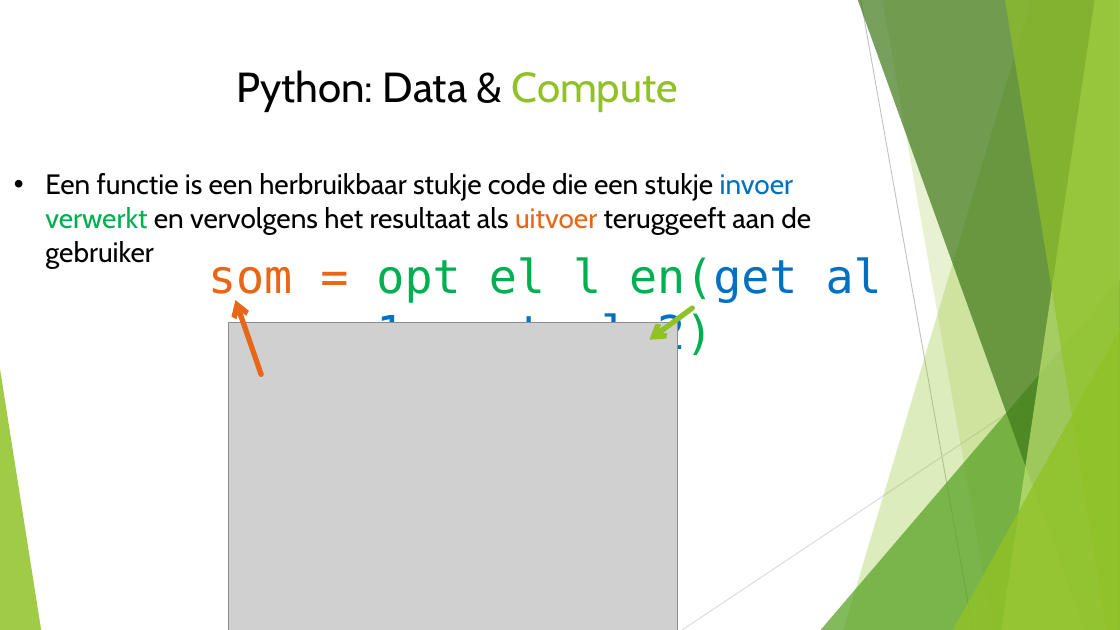
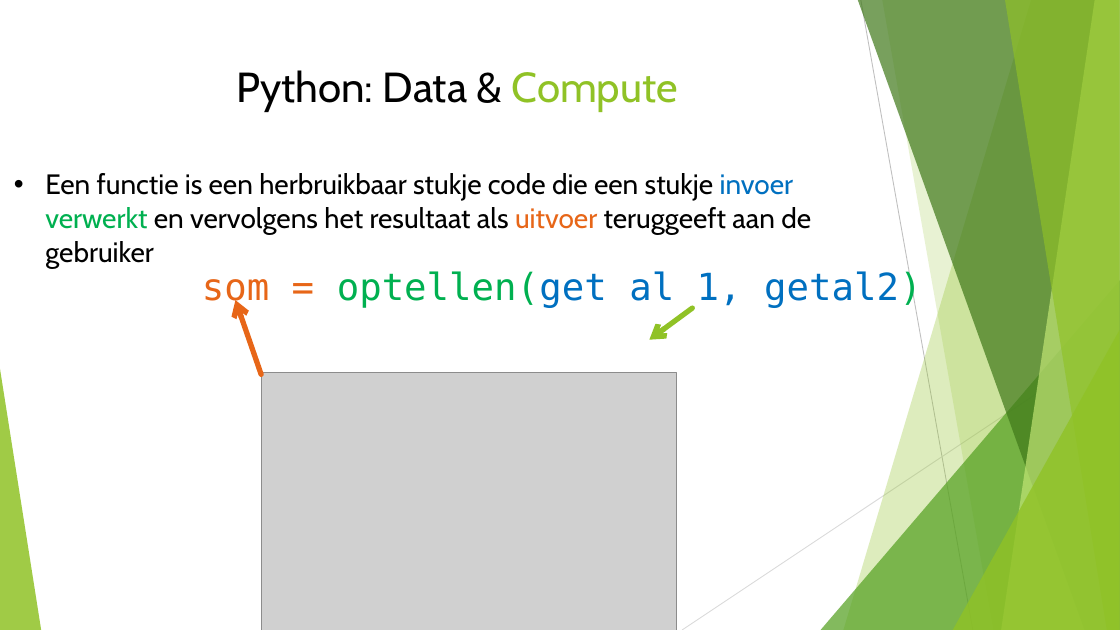
Before and after one commit to HagaZiekenhuis/python-workshops, a slide deck: slide 17 of Intro.pptx (slide 28 before the commit). Drawn at 1120x630 pixels with LibreOffice and Linux fonts; fonts in the diff are those of the drawing; grey boxes stand for pictures. Boxes give left, top, right and bottom in pixels: in the first picture for what was removed or moved away, otherwise in the second. Text is boxed around its words. In the diff, an @@ line names an element or a change of style, - is before the commit and + after.

```diff
--- a/Intro.pptx
+++ b/Intro.pptx
@@ text at [202, 269, 922, 307]: text changed; size 40 to 32 pt @@
-som = opt el l en(get al 1, get al 2)
+som = optellen(get al 1, getal2)
@@ picture: place and size @@
-picture at [229, 323, 677, 630]
+picture at [261, 373, 676, 630]
```
Also in this commit, not shown: 3 other slides changed, 5 slides added, 9 slides removed.
